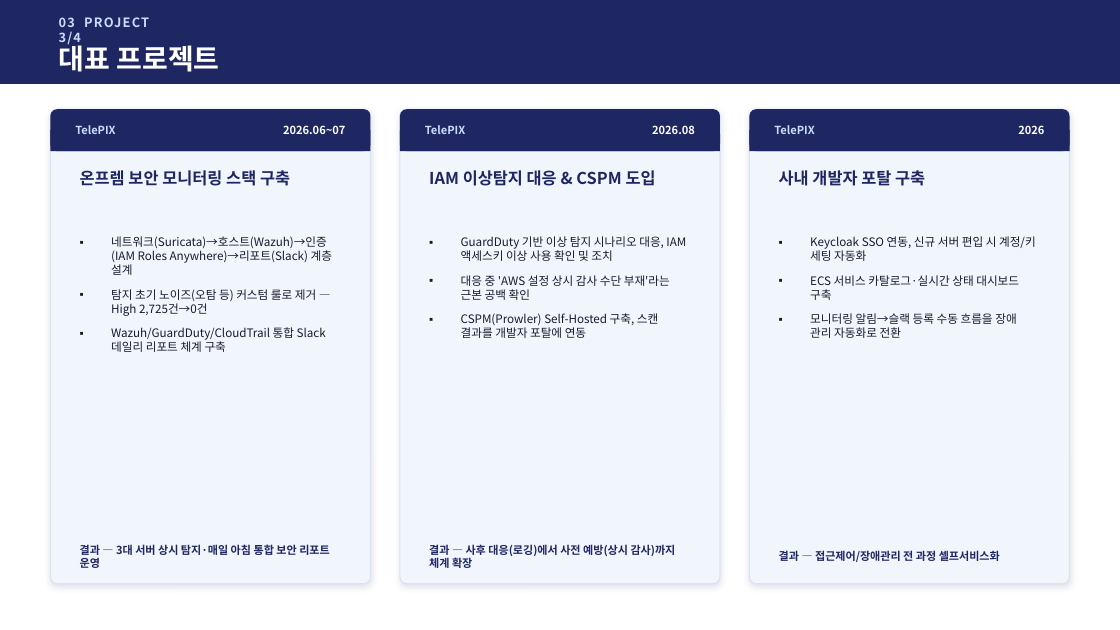
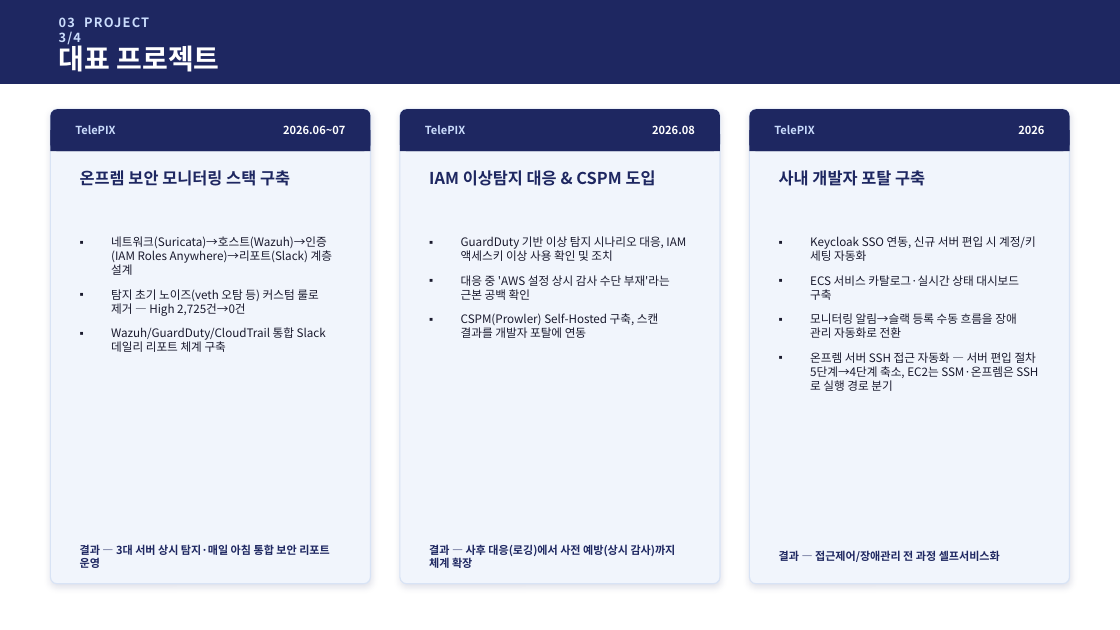
Before and after one commit to jtkdy/devops-portfolio, a slide deck: slide 7 of 포트폴리오_정상윤_2026_v2.pptx. Drawn at 1120x630 pixels with LibreOffice and Linux fonts; fonts in the diff are those of the drawing. Boxes give left, top, right and bottom in pixels: in the first picture for what was removed or moved away, otherwise in the second. Text is boxed around its words. In the diff, an @@ line names an element or a change of style, - is before the commit and + after.

```diff
--- a/포트폴리오_정상윤_2026_v2.pptx
+++ b/포트폴리오_정상윤_2026_v2.pptx
@@ text at [111,289,318,316]: text changed @@
-▪ 탐지 초기 노이즈(오탐 등) 커스텀 룰로 제거 — High 2,725건→0건
+▪ 탐지 초기 노이즈(veth 오탐 등) 커스텀 룰로 제거 — High 2,725건→0건
@@ text at [810,352,1036,391]: paragraph added @@
+▪ 온프렘 서버 SSH 접근 자동화 — 서버 편입 절차 5단계→4단계 축소, EC2는 SSM·온프렘은 SSH로 실행 경로 분기
```
Also in this commit, not shown: 1 other file.
